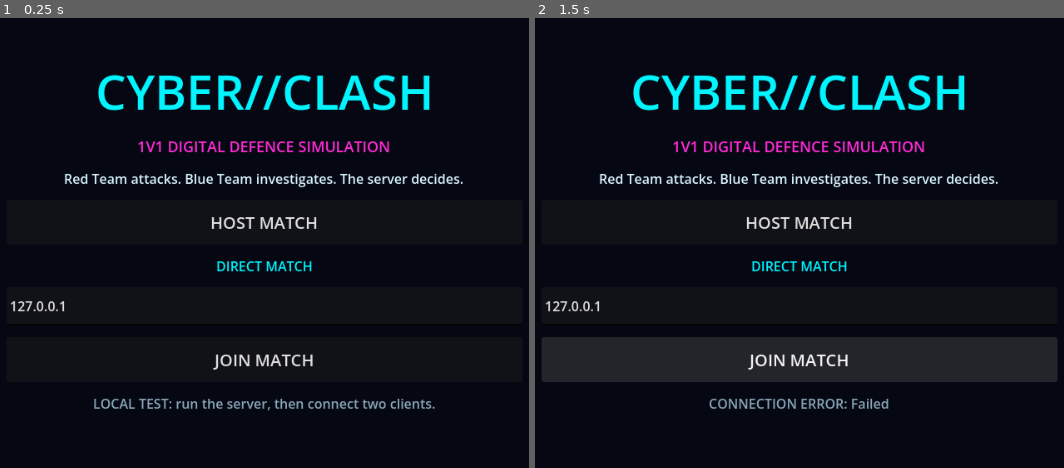
Above: before the commit, frames 1-2 (left to right).
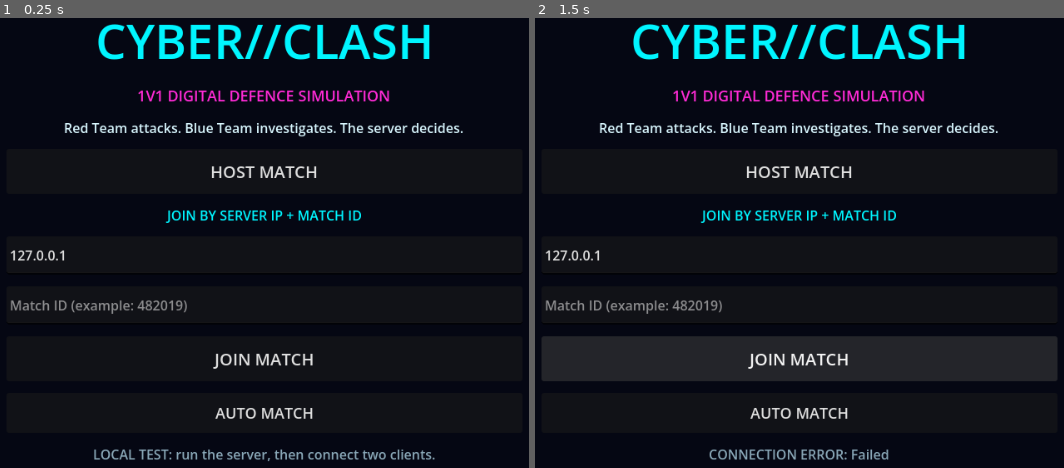
Above: after the commit, the same moments.

Repository: daminokun/Cyber-Clash
Game: Godot game, scene res://main.tscn
Same seed, same stepped clock (60 frames per second), same inputs: the game is played once before the commit and once after it.
Inputs:
- Up to frame 1 (0.25 s): no input
- Up to frame 2 (1.5 s): click "HOST MATCH" at 0.5 s; click "JOIN MATCH" at 1.25 s

The runs differ from the first frame. In frame 1, 11% of the frame differs, in the area x 1-88%, y 1-99%; in frame 2, 11%.

Commit message:
Add multi-lobby matchmaking options
Co-authored-by: Copilot <223556219+Copilot@users.noreply.github.com>

Diff:
--- a/client/main.gd
+++ b/client/main.gd
@@ -15,10 +15,13 @@
 var connection_rejected := false
 var connection_attempted := false
 var action_pending := false
+var join_mode := ""
+var join_request_sent := false
 var menu_container: Control
 var lobby_container: Control
 var game_container: Control
 var ip_input: LineEdit
+var match_id_input: LineEdit
 var menu_status_label: Label
 var lobby_status_label: Label
 var lobby_detail_label: Label
@@ -38,6 +41,10 @@
 	socket.poll()
 	var connection_state := socket.get_ready_state()
 	if connection_state == WebSocketPeer.STATE_OPEN:
+		if not join_request_sent:
+			socket.send_text(JSON.stringify(_build_join_request()))
+			join_request_sent = true
+			lobby_status_label.text = "CONTACTING MATCHMAKER..."
 		if lobby_status_label and lobby_status_label.text.begins_with("Connecting"):
 			lobby_status_label.text = "CONNECTED // WAITING FOR MATCH"
 		while socket.get_available_packet_count() > 0:
@@ -101,11 +108,11 @@
 	box.add_child(info)
 
 	var host := _create_button("HOST MATCH", 54, 20)
-	host.pressed.connect(_connect_to_match)
+	host.pressed.connect(_connect_to_match.bind("host"))
 	box.add_child(host)
 
 	var join_title := Label.new()
-	join_title.text = "DIRECT MATCH"
+	join_title.text = "JOIN BY SERVER IP + MATCH ID"
 	join_title.horizontal_alignment = HORIZONTAL_ALIGNMENT_CENTER
 	join_title.add_theme_color_override("font_color", CYAN)
 	box.add_child(join_title)
@@ -116,9 +123,19 @@
 	ip_input.custom_minimum_size = Vector2(0, 46)
 	box.add_child(ip_input)
 
+	match_id_input = LineEdit.new()
+	match_id_input.name = "MatchIdInput"
+	match_id_input.placeholder_text = "Match ID (example: 482019)"
+	match_id_input.custom_minimum_size = Vector2(0, 46)
+	box.add_child(match_id_input)
+
 	var join := _create_button("JOIN MATCH", 54, 20)
-	join.pressed.connect(_connect_to_match)
+	join.pressed.connect(_connect_to_match.bind("match"))
 	box.add_child(join)
+
+	var auto_match := _create_button("AUTO MATCH", 48, 18)
+	auto_match.pressed.connect(_connect_to_match.bind("auto"))
+	box.add_child(auto_match)
 
 	menu_status_label = Label.new()
 	menu_status_label.text = "LOCAL TEST: run the server, then connect two clients."
@@ -289,7 +306,7 @@
 	lobby_container.visible = false
 	game_container.visible = false
 
-func _connect_to_match() -> void:
+func _connect_to_match(mode: String) -> void:
 	var address := ip_input.text.strip_edges()
 	if address.is_empty():
 		address = DEFAULT_SERVER_HOST
@@ -299,6 +316,8 @@
 	socket = WebSocketPeer.new()
 	connection_rejected = false
 	connection_attempted = true
+	join_mode = mode
+	join_request_sent = false
 	var error := socket.connect_to_url(url)
 	if error != OK:
 		connection_attempted = false
@@ -307,11 +326,21 @@
 	menu_container.visible = false
 	lobby_container.visible = true
 	lobby_status_label.text = "Connecting to %s..." % url
-	lobby_detail_label.text = "Waiting for the server to assign your role."
+	lobby_detail_label.text = "Waiting for the matchmaker."
+
+func _build_join_request() -> Dictionary:
+	var request := {
+		"type": "join",
+		"mode": join_mode
+	}
+	if join_mode == "match":
+		request.matchId = match_id_input.text.strip_edges()
+	return request
 
 func _abort_connection() -> void:
 	socket.close()
 	connection_attempted = false
+	join_request_sent = false
 	role = ""
 	state = {}
 	_show_menu()
@@ -327,8 +356,14 @@
 		"joined":
 			role = message.get("role", "")
 			role_label.text = "ROLE ASSIGNED: %s" % role.to_upper()
-			lobby_status_label.text = "MATCH FOUND // INITIALIZING"
-			lobby_detail_label.text = "You are %s. Waiting for the scenario state..." % role.capitalize()
+			lobby_status_label.text = "MATCH %s // %s" % [
+				str(message.get("matchId", "------")),
+				role.to_upper()
+			]
+			lobby_detail_label.text = "You are %s. Waiting for the second player..." % role.capitalize()
+		"waiting_for_player":
+			lobby_status_label.text = "WAITING FOR PLAYER 2"
+			lobby_detail_label.text = "Match ID: %s\nShare this ID with the second player." % message.get("matchId", "------")
 		"state":
 			var received_state = message.get("state", {})
 			if received_state is Dictionary:
@@ -339,10 +374,15 @@
 				action_pending = false
 				if not state.is_empty():
 					_render_state(state)
-			connection_rejected = server_error == "match_full"
+			connection_rejected = [
+				"match_full",
+				"match_not_found",
+				"invalid_join_mode",
+				"join_required"
+			].has(server_error)
 			if connection_rejected:
-				lobby_status_label.text = "MATCH FULL"
-				lobby_detail_label.text = "Only two players are allowed. Close this client and try again later."
+				lobby_status_label.text = "MATCH UNAVAILABLE"
+				lobby_detail_label.text = "The selected match is full or does not exist. Try Auto Match or create a new match."
 				_set_status("Match full. Only two players are allowed.")
 			else:
 				_set_status("Server error: %s" % server_error)
Not shown, changed: docs/GDD/BM-Full/Game-Design-Document.md
Not shown, changed: docs/GDD/EN-Full/Game-Design-Document.md
Not shown, changed: docs/GDD/Game-Design-Document.md
Not shown, changed: server/README.md
Not shown, changed: server/src/server.js
